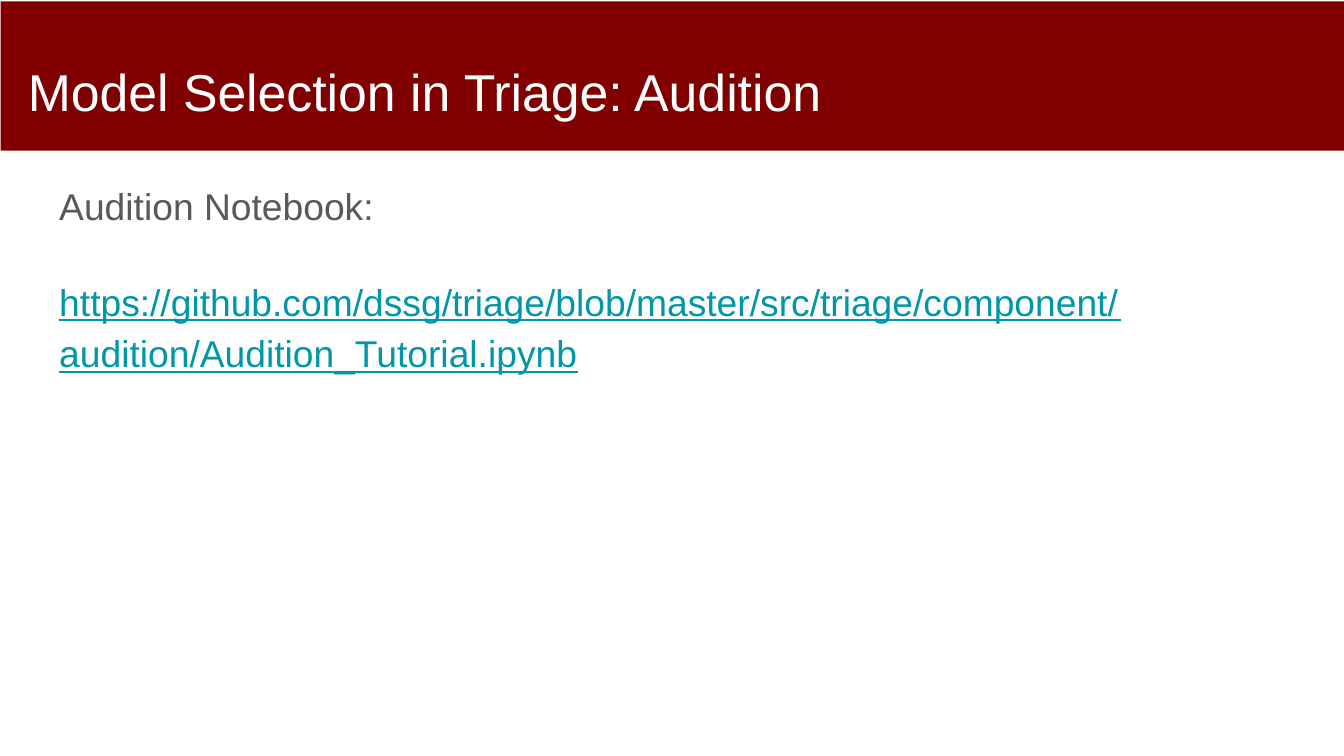
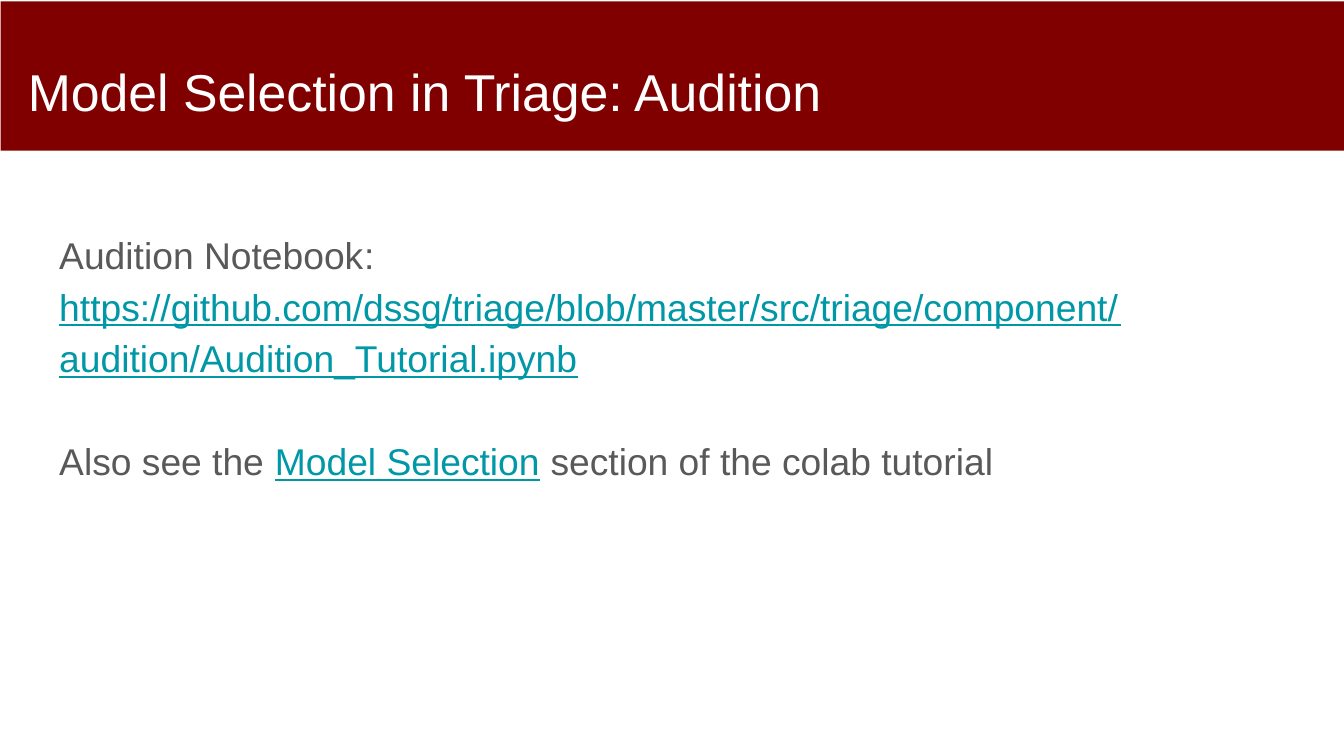
Before and after one commit to dssg/mlforpublicpolicylab, a slide deck: slide 37 of Lectures/15-ml-in-practice-and-model-selection-part-3.pptx (slide 38 before the commit). Drawn at 1344x756 pixels with LibreOffice and Linux fonts; fonts in the diff are those of the drawing. Boxes give left, top, right and bottom in pixels: in the first picture for what was removed or moved away, otherwise in the second. Text is boxed around its words. In the diff, an @@ line names an element or a change of style, - is before the commit and + after.

Commit message:
audition slides

```diff
--- a/Lectures/15-ml-in-practice-and-model-selection-part-3.pptx
+++ b/Lectures/15-ml-in-practice-and-model-selection-part-3.pptx
@@ text at (59, 448, 993, 481): paragraph added @@
+Also see the Model Selection section of the colab tutorial
```
Also in this commit, not shown: 4 other slides changed, 7 slides added, 9 slides removed.
